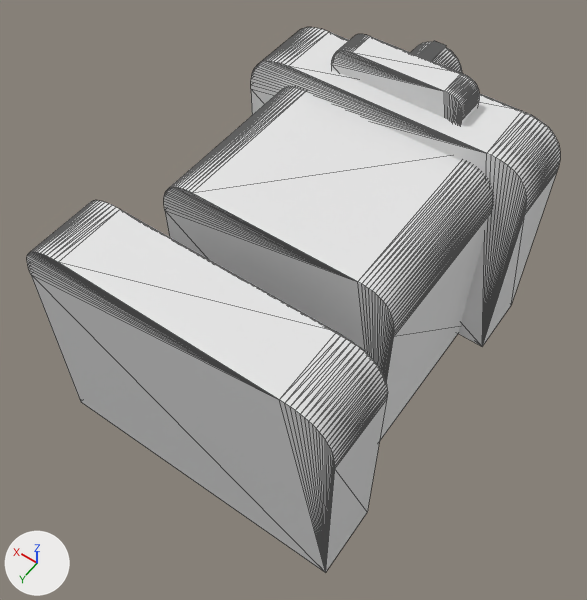
The glTF model gltf/lampe.gltf: old version first, new version second.
Before and after are seen from a 50 mm lens placed at (-0.0611, 0.0906, 0.1626), pointed at (0.0017, 0.0026, 0.0244). The axes (+X, +Y, +Z) are drawn at lower left. The lights are the same throughout. Mesh edges are drawn as thin lines. Where no turn or scale is listed for an object, it has been applied to the vertices.

The older version as bpy lines, for what is in view:
```python
me_mesh = bpy.data.meshes.new('Mesh')
me_mesh.from_pydata(...)  # 88 vertices, 172 faces; spans x -0.0339..0.0339, y 0.0..0.0154, z -0.028..0.028
me_mesh_001 = bpy.data.meshes.new('Mesh.001')
me_mesh_001.from_pydata(...)  # 88 vertices, 172 faces; spans x -0.0154..0.0154, y 0.0..0.007, z -0.0128..0.0128
me_mesh_007 = bpy.data.meshes.new('Mesh.007')
me_mesh_007.from_pydata(...)  # 88 vertices, 172 faces; spans x -0.0273..0.0273, y 0.0..0.0407, z -0.0258..0.0258
me_mesh_007.materials.append(mat_01___default)  # its picture is missing
ob_box001 = bpy.data.objects.new('Box001', me_mesh)
ob_box001.location = (0.0009, -0.0426, 0.029)
ob_box002 = bpy.data.objects.new('Box002', me_mesh_001)
ob_box002.location = (0.0009, -0.0387, 0.0502)
ob_box006 = bpy.data.objects.new('Box006', me_mesh_007)
ob_box006.location = (0.0009, -0.0299, 0.0268)
# also in view: 'Box003' at (0.0009, 0.0324, 0.029); 'Box004' at (0.0022, -0.0477, 0.0507)
```
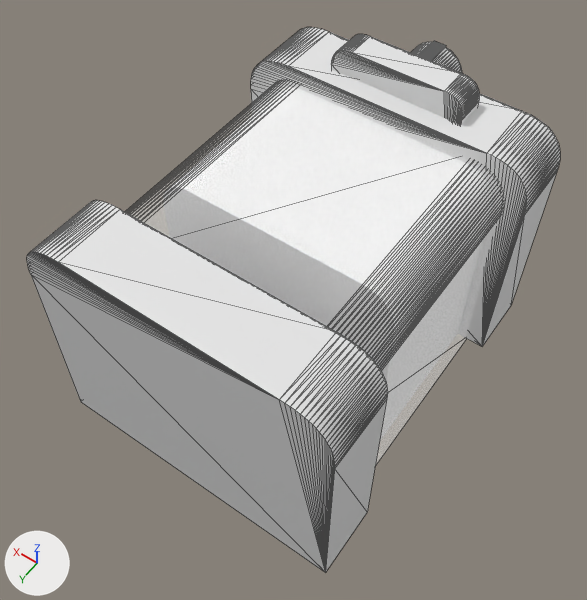
The newer file is also turned or shifted as a whole; pictures and numbers use the older file's frame.

Changed parts and their boxes (x1, y1, x2, y2) in the pictures (587 x 600 px):
'Box005', added: after (125, 81, 503, 466)
'Box006', unchanged, covered by the edit: before (164, 87, 493, 440)

What changed in the scene script:
```text
Add mat_material_001:
    mat_material_001 = principled_material('Material.001')
    mat_material_001.base_color = (1.0, 1.0, 1.0)  # white #ffffff
    mat_material_001.roughness = 0.155
    mat_material_001.alpha = 0.0857
    mat_material_001.emission_strength = 1.0
Add me_mesh_006:
    me_mesh_006.from_pydata(...)  # 88 vertices, 172 faces; spans x -0.0294..0.0294, y -0.0313..0.0313, z -0.0269..0.0274
    me_mesh_006.materials.append(mat_material_001)  # white #ffffff
Add ob_box005:
    ob_box005 = bpy.data.objects.new('Box005', me_mesh_006)
    ob_box005.location = (0.0009, 0.0015, 0.0262)
```
